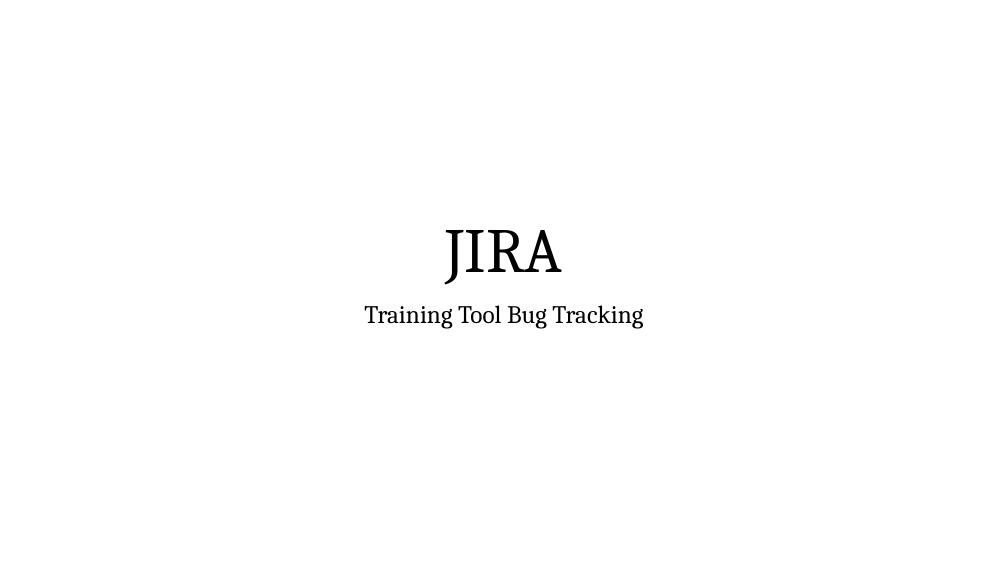
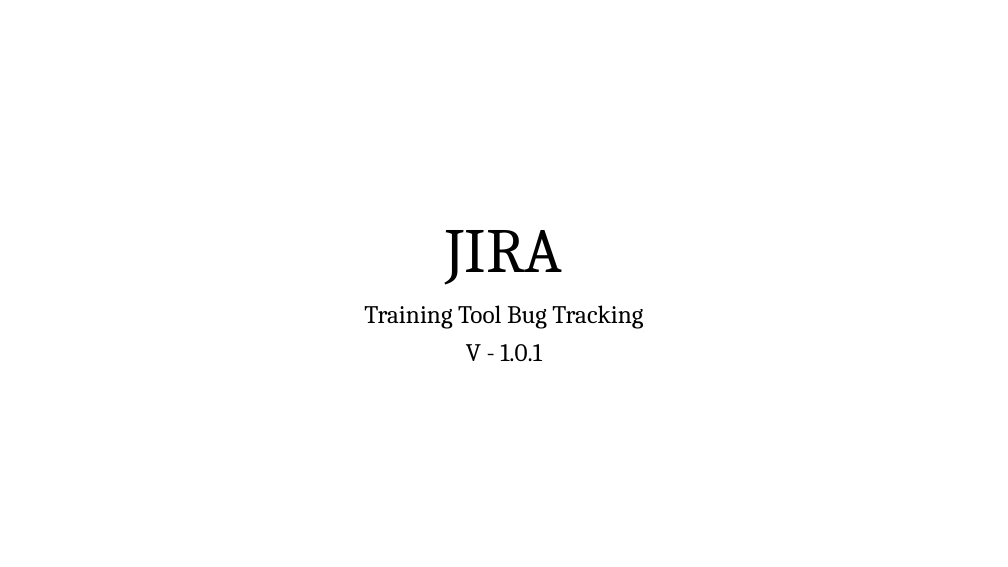
Before and after one commit to sdiricco/dirdem-micro, a slide deck: slide 1 of Documents/JIRA.pptx. Drawn at 1008x567 pixels with LibreOffice and Linux fonts; fonts in the diff are those of the drawing. Boxes give left, top, right and bottom in pixels: in the first picture for what was removed or moved away, otherwise in the second. Text is boxed around its words. In the diff, an @@ line names an element or a change of style, - is before the commit and + after.

Commit message:
aggiornata presentazione JIRA

```diff
--- a/Documents/JIRA.pptx
+++ b/Documents/JIRA.pptx
@@ subtitle at box(466, 344, 542, 361): paragraph added @@
+V - 1.0.1
```
Also in this commit, not shown: 7 other slides changed, 2 slides added.
